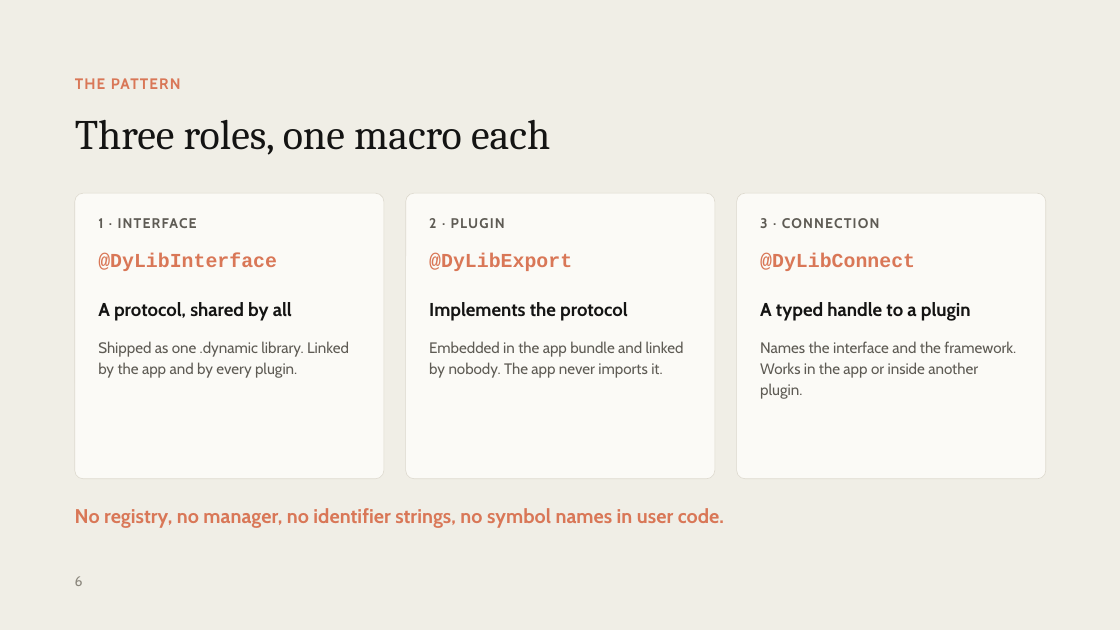
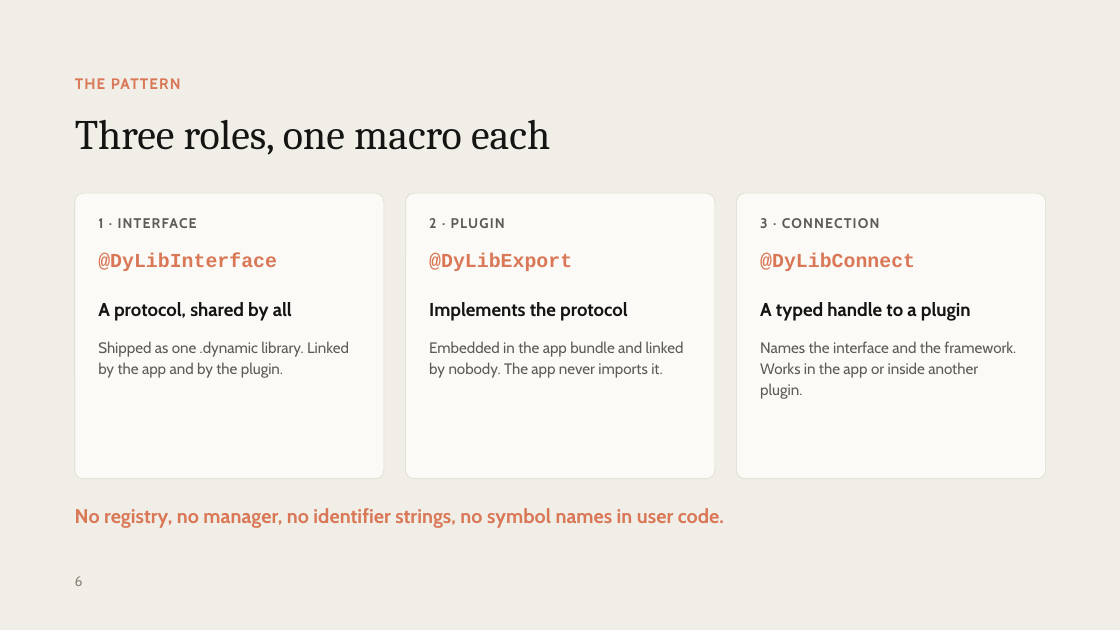
Before and after one commit to winstondu/Dynasty, a slide deck: slide 6 of presentation/Dynasty.pptx. Drawn at 1120x630 pixels with LibreOffice and Linux fonts; fonts in the diff are those of the drawing. Boxes give left, top, right and bottom in pixels: in the first picture for what was removed or moved away, otherwise in the second. Text is boxed around its words. In the diff, an @@ line names an element or a change of style, - is before the commit and + after.

```diff
--- a/presentation/Dynasty.pptx
+++ b/presentation/Dynasty.pptx
@@ text at (98, 341, 349, 378): text changed @@
-Shipped as one .dynamic library. Linked by the app and by every plugin.
+Shipped as one .dynamic library. Linked by the app and by the plugin.
```
Also in this commit, not shown: 4 other slides changed, 2 slides added, 2 other files.
